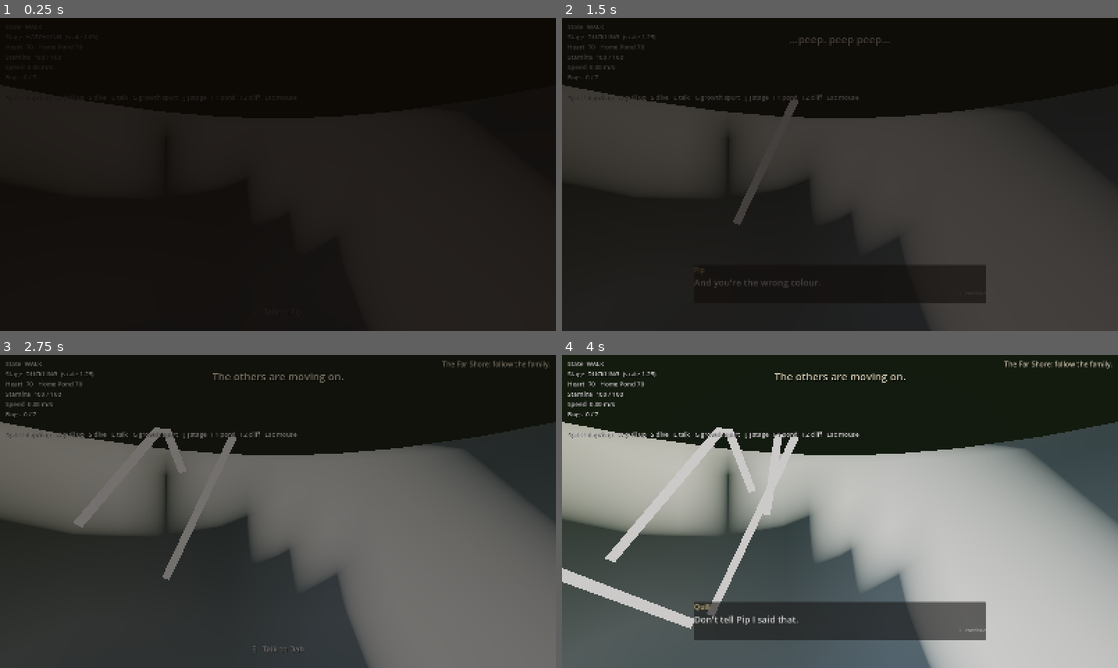
Above: before the commit, frames 1-4 (two rows, left to right).
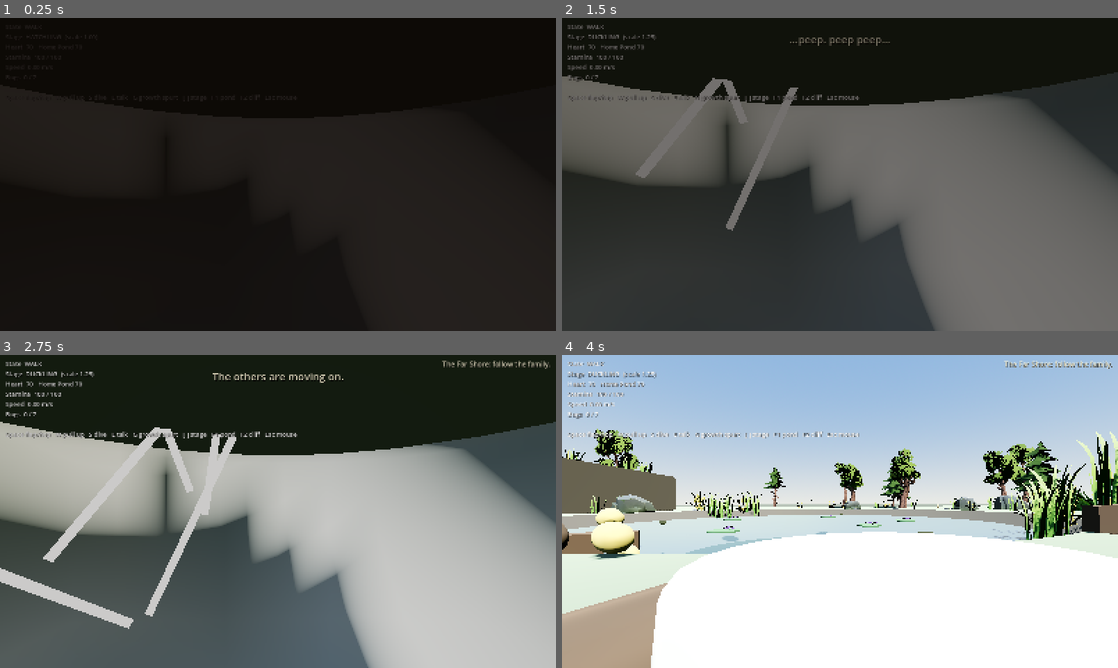
Above: after the commit, the same moments.

Repository: ProfessorZoltan/duckling
Game: Godot game, scene res://world/pond_greybox.tscn
The game is run twice, just before and just after one commit, with the same random seed, the same clock (stepped at 60 frames per second) and the same inputs.
Inputs (mouse positions are in pixels of both pictures, inside the frame that each line leads up to):
- Up to frame 1 (0.25 s): no input
- Up to frame 2 (1.5 s): tap Enter at 0.5 s; move the mouse to (867, 174) at 0.52 s; hold E (action) 0.53-1.28 s; hold ] (debug_stage_up) from 0.53 s (still down); tap Space (jump) at 0.77, 1.07 s; move the mouse to (812, 174) at 1.27 s; tap E (action) at 1.35 s
- Up to frame 3 (2.75 s): keep holding ] (debug_stage_up); tap Space (jump) at 1.52, 1.82 s; move the mouse to (289, 505) at 2.02 s; hold E (action) from 2.03 s (still down)
- Up to frame 4 (4 s): keep holding ] (debug_stage_up); move the mouse to (834, 517) at 2.77 s; release E (action) at 2.78 s; tap E (action) at 2.85 s; tap Space (jump) at 3.02, 3.32, 3.77 s; move the mouse to (878, 514) at 3.52 s; hold E (action) from 3.53 s (still down)

The runs differ from the first frame. In frame 2, 51% of the frame differs, in the area x 0-100%, y 2-100%; in frame 3, 73%; in frame 4, 99%, in the area x 0-100%, y 0-100%.

Commit message:
Fix talking, add the Hello beat, ground the flock, slow the drain
Playtest fixes. Talking picked the wrong duck when siblings' talk
circles overlapped, because every NPC read E for itself. NPCs now only
register with the player while in range; the player tracks the nearest,
the prompt names it, and E talks to exactly that one, which turns to
face you. Add a Hello beat after hatching: Marra won't set off on Keep
Up until you've greeted her and all four siblings.

Family members sank into the bank on the way to the culvert because
they interpolated toward waypoint heights across a slope. They now take
their height from a raycast under them and float only where the ground
dips below the waterline. Fix a flock bug the new test exposed: after a
wait ended, the same frame stepped toward the stale target, counted a
second arrival, and skipped every other waypoint.

Slow the abandonment desaturation from 3 s to 15 s (recovery stays at
3 s) to sit under the sad music. All seven smoke tests pass.

Co-Authored-By: Claude Fable 5.1 <noreply@anthropic.com>
Claude-Session: https://claude.ai/code/session_01RVpSAZoBzWw3XPSpjdvuT5

Diff:
--- a/game/player/player.gd
+++ b/game/player/player.gd
@@ -72,6 +72,10 @@
 var frozen: bool = false
 ## Number of HideSpot areas the player is inside. Above zero means hidden.
 var in_cover: int = 0
+## The one NPC E will talk to: the nearest of those in range.
+var nearest_npc: NPC = null
+
+var _npcs_in_range: Array[NPC] = []
 
 var _water_volume_count: int = 0
 var _thermal_lift: float = 0.0
@@ -99,6 +103,16 @@
 	stamina = max_stamina
 	Globals.player_scale_changed.connect(_apply_scale)
 	_apply_scale(Globals.player_scale)
+
+
+func _process(_delta: float) -> void:
+	_update_nearest_npc()
+
+
+func _unhandled_input(event: InputEvent) -> void:
+	if event.is_action_pressed("action") and nearest_npc and not Globals.dialogue_active and not frozen:
+		get_viewport().set_input_as_handled()
+		nearest_npc.talk(self)
 
 
 func _physics_process(delta: float) -> void:
@@ -351,6 +365,43 @@
 	collision_shape.position.y = _base_collision_y * s
 
 
+# --- Talking ----------------------------------------------------------------
+
+## Called by [NPC] when the player enters its talk radius.
+func enter_talk_range(npc: NPC) -> void:
+	if not _npcs_in_range.has(npc):
+		_npcs_in_range.append(npc)
+
+
+## Called by [NPC].
+func exit_talk_range(npc: NPC) -> void:
+	_npcs_in_range.erase(npc)
+
+
+func _update_nearest_npc() -> void:
+	var best: NPC = null
+	var best_d := INF
+	for npc in _npcs_in_range:
+		if not is_instance_valid(npc):
+			continue
+		var d := npc.global_position.distance_to(global_position)
+		if d < best_d:
+			best_d = d
+			best = npc
+	if best != nearest_npc:
+		nearest_npc = best
+		_refresh_prompt()
+	elif Globals.dialogue_active:
+		_refresh_prompt()
+
+
+func _refresh_prompt() -> void:
+	if nearest_npc and not Globals.dialogue_active and not frozen:
+		Globals.show_prompt("E   Talk to %s" % nearest_npc.npc_name)
+	else:
+		Globals.show_prompt("")
+
+
 # --- Environment hooks ------------------------------------------------------
 
 ## Called by [WaterVolume]. [param surface_y] is the water surface in world space.
--- a/game/tests/act1_smoke_test.gd
+++ b/game/tests/act1_smoke_test.gd
@@ -15,6 +15,7 @@
 var _mother_at_wait: Vector3
 var _y_before_knock: float
 var _caught: int = 0
+var _worst_sink: float = 0.0
 
 
 func _ready() -> void:
@@ -33,32 +34,78 @@
 	_mother_start = flock.mother.global_position
 
 
+func _press_action() -> void:
+	var ev := InputEventAction.new()
+	ev.action = "action"
+	ev.pressed = true
+	Input.parse_input_event(ev)
+
+
+func _end_dialogue_quickly() -> void:
+	for i in 4:
+		_press_action()
+		await get_tree().process_frame
+
+
+func _ground_y(x: float, z: float) -> float:
+	var inner := 400.0 - (x * x + z * z)
+	if inner <= 0.0:
+		return 0.0
+	return minf(17.0 - sqrt(inner), 0.0)
+
+
 func _physics_process(_delta: float) -> void:
 	frame += 1
+	if pond.act == pond.Act.LEAVING and flock.mother.visible:
+		var m := flock.mother.global_position
+		var expected := maxf(_ground_y(m.x, m.z), flock.WATER_Y)
+		_worst_sink = maxf(_worst_sink, expected - m.y)
 	match frame:
 		5:
-			_expect(pond.act == pond.Act.KEEP_UP, "Act 1 begins with Keep Up (act %d)" % pond.act)
+			_expect(pond.act == pond.Act.HELLO, "Act 1 begins with Hello (act %d)" % pond.act)
+			_expect(not flock.moving, "Marra waits until everyone has been greeted")
+			# Stand among the siblings: several talk circles overlap.
+			player.global_position = Vector3(1.5, 0.1, 12.6)
+		20:
+			_expect(player.nearest_npc != null, "an NPC is in range")
+			var d_best := player.nearest_npc.global_position.distance_to(player.global_position)
+			for npc in get_tree().get_nodes_in_group("npc"):
+				if (npc as Node3D).global_position.distance_to(player.global_position) < d_best - 0.01:
+					_expect(false, "nearest NPC chosen (%s is closer than %s)" % [npc.npc_name, player.nearest_npc.npc_name])
+			_press_action()
+		22:
+			_expect(Globals.dialogue_active, "E opens dialogue with the nearest duck")
+			_end_dialogue_quickly()
+		40:
+			_expect(pond.greeted == 1, "one greeting counted (got %d)" % pond.greeted)
+			# Greet the rest directly; the mechanic is the same.
+			for npc in get_tree().get_nodes_in_group("npc"):
+				if npc.get_parent() == flock and not npc.has_talked:
+					npc.has_talked = true
+					npc.first_talk.emit(npc)
+		130:
+			_expect(pond.act == pond.Act.KEEP_UP, "Keep Up begins once all five are greeted (act %d)" % pond.act)
 			_expect(flock.moving, "flock is moving")
 			# Stay put on the far side so she has to wait.
 			player.global_position = Vector3(6.0, 0.1, 12.5)
-		100:
-			var wp: Vector3 = pond.KEEP_UP_ROUTE[0]
-			print("act1: frame 100 marra=%s waiting=%.1f" % [flock.mother.global_position, flock._waiting])
-			_expect(flock.mother.global_position.distance_to(wp) < 0.6, "Marra reached the first waypoint")
+		330:
+			var wp: Vector3 = pond.KEEP_UP_ROUTE[1]
+			print("act1: frame 330 marra=%s waiting=%.1f" % [flock.mother.global_position, flock._waiting])
+			_expect(flock.mother.global_position.distance_to(wp) < 0.8, "Marra reached the second waypoint")
 			_expect(flock._waiting >= 0.0, "Marra waits there for the straggler")
 			_expect(flock.siblings[0].global_position.distance_to(flock.mother.global_position) < 4.0, "siblings hold near Marra")
 			# Catch up.
 			player.global_position = flock.mother.global_position + Vector3(1.5, 0.1, 1.0)
-		160:
-			var wp: Vector3 = pond.KEEP_UP_ROUTE[0]
-			print("act1: frame 160 marra=%s waiting=%.1f" % [flock.mother.global_position, flock._waiting])
+		390:
+			var wp: Vector3 = pond.KEEP_UP_ROUTE[1]
+			print("act1: frame 390 marra=%s waiting=%.1f" % [flock.mother.global_position, flock._waiting])
 			_expect(flock._waiting < 0.0 and flock.mother.global_position.distance_to(wp) > 0.8, "Marra moves on once you're close")
 			_expect(flock.mother.global_position.y < -0.3, "Marra is swimming toward the next waypoint")
-		260:
+		430:
 			# Skip the rest of the loop: finish the route.
 			flock.stop()
 			flock.route_finished.emit()
-		280:
+		450:
 			_expect(pond.act == pond.Act.FIRST_SUPPER, "First Supper begins after the route (act %d)" % pond.act)
 			for bug in get_tree().get_nodes_in_group("pickup_bug"):
 				if pond.bugs_collected >= 5:
@@ -67,15 +114,15 @@
 				await get_tree().physics_frame
 				await get_tree().physics_frame
 			player.global_position = Vector3(0.0, 0.1, 12.0)
-		420:
+		560:
 			_expect(pond.bugs_collected >= 5, "ate five bugs (%d)" % pond.bugs_collected)
 			_expect(pond.act == pond.Act.SHADOW, "The Shadow begins after supper (act %d)" % pond.act)
 			_expect(hawk.active, "hawk active")
 			# Stand in the open on the shore and wait for the first pass.
 			player.global_position = Vector3(0.0, 0.1, 12.0)
 			_y_before_knock = player.global_position.y
-		760:
-			print("act1: frame 760 passes=%d hides=%d caught=%d state=%s pos=%s" % [hawk.passes, hawk.hides, _caught, player.state_name(), player.global_position])
+		900:
+			print("act1: frame 900 passes=%d hides=%d caught=%d state=%s pos=%s" % [hawk.passes, hawk.hides, _caught, player.state_name(), player.global_position])
 			_expect(hawk.passes >= 1, "a hawk pass happened")
 			_expect(_caught >= 1, "caught in the open and knocked (%d)" % _caught)
 			_expect(hawk.hides == 0, "no hide credited in the open (hides=%d)" % hawk.hides)
@@ -96,6 +143,7 @@
 		5400:
 			print("act1: frame 5400 act=%d heart=%.0f sib=%s" % [pond.act, Globals.heart, flock.siblings[0].global_position])
 			_expect(pond.act == pond.Act.ALONE, "alone after the culvert (act %d)" % pond.act)
+			_expect(_worst_sink < 0.08, "Marra never sank into the bank on the way (worst %.2f m)" % _worst_sink)
 			_expect(flock.siblings[0].global_position.x < -19.0, "siblings went through the culvert")
 			_expect(not flock.mother.visible, "Marra flew away")
 			_expect(is_equal_approx(Globals.heart, 10.0), "Heart dropped to 10 (got %.0f)" % Globals.heart)
--- a/game/tests/heart_smoke_test.gd
+++ b/game/tests/heart_smoke_test.gd
@@ -51,8 +51,8 @@
 			Globals.stage = Globals.Stage.DUCKLING
 		30:
 			_expect(pond.siblings_gone, "siblings start leaving after the spurt")
-		1900:
-			print("heart: frame 1900 heart=%.0f displayed=%.0f grass=%s" % [Globals.heart, region.displayed_heart, grass.albedo_color])
+		2600:
+			print("heart: frame 2600 heart=%.0f displayed=%.0f grass=%s" % [Globals.heart, region.displayed_heart, grass.albedo_color])
 			_expect(is_equal_approx(Globals.heart, 10.0), "pond dropped to Heart 10 after the culvert (got %.0f)" % Globals.heart)
 			_expect(is_equal_approx(region.displayed_heart, 10.0), "region blend finished (displayed %.0f)" % region.displayed_heart)
 			_expect(_saturation(grass.albedo_color) < 0.08, "grass is nearly gray (sat %.2f)" % _saturation(grass.albedo_color))
@@ -62,37 +62,37 @@
 			_expect(not pond.flock.mother.visible, "Marra flew off")
 			# Step up to Nib (talk radius 1.6 m).
 			player.global_position = Vector3(24.5, 0.1, 1.8)
-		1960:
+		2660:
 			_press_action()
-		1962:
+		2662:
 			_expect(Globals.dialogue_active, "E near Nib opens dialogue")
 			_expect(player.frozen, "player frozen during dialogue")
-		1980:
+		2680:
 			_press_action()
-		2000:
+		2700:
 			_press_action()
-		2020:
+		2720:
 			_press_action()
-		2040:
+		2740:
 			_press_action()
-		2060:
+		2760:
 			_expect(not Globals.dialogue_active, "dialogue closed after four lines")
 			_expect(not player.frozen, "player unfrozen after dialogue")
 			_expect(is_equal_approx(Globals.heart, 35.0), "meeting Nib gave +25 Heart (got %.0f)" % Globals.heart)
 			_expect(pond.pantry_started, "Nib's Pantry started")
-		2100:
+		2800:
 			# Vacuum up the seeds by teleporting onto each one.
 			for seed in get_tree().get_nodes_in_group("pickup_seed"):
 				player.global_position = (seed as Node3D).global_position + Vector3(0, 0.1, 0)
 				await get_tree().physics_frame
 				await get_tree().physics_frame
-		2160:
-			print("heart: frame 2160 seeds=%d heart=%.0f" % [pond.seeds_collected, Globals.heart])
+		2860:
+			print("heart: frame 2860 seeds=%d heart=%.0f" % [pond.seeds_collected, Globals.heart])
 			_expect(pond.seeds_collected == 8, "collected all eight seeds (got %d)" % pond.seeds_collected)
 			_expect(pond.pantry_done, "pantry complete")
 			_expect(is_equal_approx(Globals.heart, 100.0), "pantry restored Heart to 100 (got %.0f)" % Globals.heart)
-		2500:
-			print("heart: frame 2500 displayed=%.0f grass=%s original=%s" % [region.displayed_heart, grass.albedo_color, grass_original])
+		3200:
+			print("heart: frame 3200 displayed=%.0f grass=%s original=%s" % [region.displayed_heart, grass.albedo_color, grass_original])
 			_expect(grass.albedo_color.is_equal_approx(grass_original), "grass color fully restored")
 			_expect(env.environment.adjustment_saturation > 1.0, "post-process back to warm (%.2f)" % env.environment.adjustment_saturation)
 			_finish()
--- a/game/ui/debug_hud.gd
+++ b/game/ui/debug_hud.gd
@@ -101,6 +101,7 @@
 	_line_index = 0
 	dialogue_speaker.text = speaker
 	dialogue_box.visible = true
+	Globals.show_prompt("")
 	if player:
 		player.frozen = true
 	_show_line()
@@ -117,5 +118,7 @@
 		if player:
 			player.frozen = false
 		Globals.end_dialogue()
+		if player:
+			player._refresh_prompt()
 	else:
 		_show_line()
--- a/game/world/family_flock.gd
+++ b/game/world/family_flock.gd
@@ -92,10 +92,12 @@
 			if _index >= _route.size():
 				moving = false
 				route_finished.emit()
-				return
-		else:
+			# Next frame walks toward the new target; stepping on the stale one
+			# here would count as a second arrival and skip a waypoint.
 			_follow_slots(delta)
 			return
+		_follow_slots(delta)
+		return
 	if _step(mother, target, speed, delta):
 		waypoint_reached.emit(_index)
 		if _pause:
@@ -116,17 +118,32 @@
 
 
 ## Moves [param node] toward [param target]; returns true once it arrives.
+## Height comes from the ground under the member, or the waterline where the
+## ground dips below it, so nobody sinks into a bank or hovers over a slope.
 func _step(node: Node3D, target: Vector3, speed: float, delta: float, arrive: float = 0.25) -> bool:
 	var to := target - node.global_position
 	var flat := Vector3(to.x, 0.0, to.z)
-	if flat.length() <= arrive:
-		node.global_position.y = lerpf(node.global_position.y, target.y, 6.0 * delta)
-		return true
-	var step := flat.normalized() * minf(speed * delta, flat.length())
-	node.global_position += step
-	node.global_position.y = lerpf(node.global_position.y, target.y + (0.02 * sin(_bob + node.get_index()) if target.y < -0.2 else 0.0), 6.0 * delta)
-	node.rotation.y = lerp_angle(node.rotation.y, atan2(-flat.x, -flat.z), 8.0 * delta)
-	return false
+	var arrived := flat.length() <= arrive
+	if not arrived:
+		node.global_position += flat.normalized() * minf(speed * delta, flat.length())
+		node.rotation.y = lerp_angle(node.rotation.y, atan2(-flat.x, -flat.z), 8.0 * delta)
+	var floor_y := _surface_height(node.global_position, target.y)
+	var bob := 0.02 * sin(_bob + node.get_index()) if floor_y <= WATER_Y + 0.001 else 0.0
+	node.global_position.y = lerpf(node.global_position.y, floor_y + bob, 8.0 * delta)
+	return arrived
+
+
+func _surface_height(at: Vector3, fallback: float) -> float:
+	var space := get_world_3d().direct_space_state
+	var query := PhysicsRayQueryParameters3D.create(at + Vector3.UP * 4.0, at + Vector3.DOWN * 6.0)
+	query.collision_mask = 1
+	if player:
+		query.exclude = [player.get_rid()]
+	var hit := space.intersect_ray(query)
+	if hit.is_empty():
+		return fallback
+	var ground: float = hit.position.y
+	return WATER_Y if ground < WATER_Y else ground
 
 
 func _walk_speed() -> float:
--- a/game/world/heart_environment.gd
+++ b/game/world/heart_environment.gd
@@ -4,7 +4,10 @@
 ## toward the current value over [member blend_time].
 
 @export var sun: DirectionalLight3D
-@export var blend_time: float = 3.0
+## Seconds for a full 0-100 swing. Losing color is slow (paired with the music
+## dropping to one instrument); regaining it is quicker.
+@export var drain_time: float = 15.0
+@export var recover_time: float = 3.0
 
 @export_group("At Heart 0")
 @export var cold_sky_top: Color = Color(0.45, 0.48, 0.52)
@@ -33,7 +36,8 @@
 func _process(delta: float) -> void:
 	if is_equal_approx(displayed_heart, Globals.heart):
 		return
-	displayed_heart = move_toward(displayed_heart, Globals.heart, 100.0 / maxf(blend_time, 0.01) * delta)
+	var seconds := drain_time if Globals.heart < displayed_heart else recover_time
+	displayed_heart = move_toward(displayed_heart, Globals.heart, 100.0 / maxf(seconds, 0.01) * delta)
 	_apply()
 
 
--- a/game/world/heart_region.gd
+++ b/game/world/heart_region.gd
@@ -14,7 +14,10 @@
 @export var region_name: String = "Home Pond"
 @export var visuals_root: Node3D
 @export var initial_heart: float = 70.0
-@export var blend_time: float = 3.0
+## Seconds for a full 0-100 swing. Losing color is slow (paired with the music
+## dropping to one instrument); regaining it is quicker.
+@export var drain_time: float = 15.0
+@export var recover_time: float = 3.0
 ## Saturation kept at Heart 0, so gray is never dead flat.
 @export var floor_saturation: float = 0.06
 
@@ -38,8 +41,8 @@
 func _process(delta: float) -> void:
 	if is_equal_approx(displayed_heart, _target_heart):
 		return
-	var step := 100.0 / maxf(blend_time, 0.01) * delta
-	displayed_heart = move_toward(displayed_heart, _target_heart, step)
+	var seconds := drain_time if _target_heart < displayed_heart else recover_time
+	displayed_heart = move_toward(displayed_heart, _target_heart, 100.0 / maxf(seconds, 0.01) * delta)
 	_apply()
 
 
--- a/game/world/npc.gd
+++ b/game/world/npc.gd
@@ -1,8 +1,9 @@
 class_name NPC
 extends Area3D
-## A talkable animal. Shows a prompt when the player is close; the Action key
-## opens a short dialogue (design doc §7.5: animal sounds with brief subtitles,
-## lines under 12 words). Emits [signal first_talk] once, for quest hooks.
+## A talkable animal. Registers with the player while in range; the player
+## picks the nearest NPC, shows the prompt, and calls [method talk] on E
+## (design doc §7.5: animal sounds with brief subtitles, lines under 12 words).
+## Emits [signal first_talk] once, for quest hooks.
 
 signal first_talk(npc: NPC)
 signal talked(npc: NPC)
@@ -14,7 +15,7 @@
 var lines_override: PackedStringArray = []
 
 var has_talked: bool = false
-var _player_near: bool = false
+var talking: bool = false
 
 
 func _ready() -> void:
@@ -25,25 +26,18 @@
 
 func _on_body_entered(node: Node3D) -> void:
 	if node is Player:
-		_player_near = true
-		Globals.show_prompt("E   Talk to %s" % npc_name)
+		(node as Player).enter_talk_range(self)
 
 
 func _on_body_exited(node: Node3D) -> void:
 	if node is Player:
-		_player_near = false
-		Globals.show_prompt("")
+		(node as Player).exit_talk_range(self)
 
 
-func _unhandled_input(event: InputEvent) -> void:
-	if not _player_near or Globals.dialogue_active:
+func talk(player: Player = null) -> void:
+	if talking or Globals.dialogue_active:
 		return
-	if event.is_action_pressed("action"):
-		get_viewport().set_input_as_handled()
-		talk()
-
-
-func talk() -> void:
+	talking = true
 	var lines: PackedStringArray
 	if not lines_override.is_empty():
 		lines = lines_override
@@ -51,13 +45,21 @@
 		lines = lines_first
 	else:
 		lines = lines_repeat
-	Globals.show_prompt("")
+	if player:
+		_face(player.global_position)
 	Globals.request_dialogue(npc_name, lines)
 	var was_first := not has_talked
 	has_talked = true
 	await Globals.dialogue_finished
+	talking = false
 	if was_first:
 		first_talk.emit(self)
 	talked.emit(self)
-	if _player_near:
-		Globals.show_prompt("E   Talk to %s" % npc_name)
+
+
+func _face(target: Vector3) -> void:
+	var d := target - global_position
+	d.y = 0.0
+	if d.length() > 0.05:
+		var tween := create_tween()
+		tween.tween_property(self, "rotation:y", lerp_angle(rotation.y, atan2(-d.x, -d.z), 1.0), 0.25)
--- a/game/world/pond_greybox.gd
+++ b/game/world/pond_greybox.gd
@@ -1,6 +1,7 @@
 extends Node3D
 ## Home Pond director. Runs the Prologue through Act 3 beats (design doc §2):
 ##  - Prologue: the egg (EggPrologue).
+##  - Act 1 "Hello": say hello to Marra and each sibling before she sets off.
 ##  - Act 1 "Keep Up": follow Marra and the siblings round the pond (M2).
 ##  - Act 1 "First Supper": eat five water bugs (M3).
 ##  - Act 1 "The Shadow": hide from the hawk three times -> Growth Spurt 1 (M4).
@@ -8,7 +9,7 @@
 ##    through the culvert, Marra flies; the pond drains to gray (M5, M6).
 ##  - Act 3 "A Small Voice": meet Nib in the reeds; Nib's Pantry (M7).
 
-enum Act { EGG, KEEP_UP, FIRST_SUPPER, SHADOW, GROWN, LEAVING, ALONE }
+enum Act { EGG, HELLO, KEEP_UP, FIRST_SUPPER, SHADOW, GROWN, LEAVING, ALONE }
 
 const REGION := "Home Pond"
 
@@ -23,6 +24,8 @@
 @export var nib: NPC
 
 var act: Act = Act.EGG
+var greeted: int = 0
+var family_size: int = 0
 var bugs_total: int = 0
 var bugs_collected: int = 0
 var seeds_total: int = 0
@@ -62,14 +65,44 @@
 		hawk.caught.connect(_on_caught)
 		hawk.all_hidden.connect(_on_all_hidden)
 	Globals.stage_changed.connect(_on_stage_changed)
+	if flock:
+		var members: Array[Node3D] = [flock.mother]
+		members.append_array(flock.siblings)
+		for member in members:
+			if member is NPC:
+				family_size += 1
+				(member as NPC).first_talk.connect(_on_greeted)
 	if egg and is_instance_valid(egg) and Globals.start_in_egg:
 		act = Act.EGG
-		egg.hatched.connect(_begin_keep_up)
-	else:
-		_begin_keep_up.call_deferred()
+		egg.hatched.connect(_begin_hello)
+	else:
+		_begin_hello.call_deferred()
 
 
 # --- Act 1 --------------------------------------------------------------------
+
+func _begin_hello() -> void:
+	if act > Act.HELLO:
+		return
+	act = Act.HELLO
+	if family_size == 0 or greeted >= family_size:
+		_begin_keep_up()
+		return
+	Globals.notify("Marra: There you are. Say hello to everyone.")
+	Globals.set_objective("Say hello to your family (%d / %d)." % [greeted, family_size])
+
+
+func _on_greeted(_npc: NPC) -> void:
+	greeted += 1
+	if act != Act.HELLO:
+		return
+	if greeted >= family_size:
+		Globals.set_objective("")
+		await get_tree().create_timer(1.0).timeout
+		_begin_keep_up()
+	else:
+		Globals.set_objective("Say hello to your family (%d / %d)." % [greeted, family_size])
+
 
 func _begin_keep_up() -> void:
 	if act > Act.KEEP_UP:
--- a/game/world/pond_greybox.tscn
+++ b/game/world/pond_greybox.tscn
@@ -1492,7 +1492,7 @@
 position = Vector3(0.2, 0, 11.2)
 rotation = Vector3(0, 3.0, 0)
 npc_name = "Marra"
-lines_first = PackedStringArray("Keep up, little one.", "Stay close to the others.")
+lines_first = PackedStringArray("There you are. Big one.", "Stay close to the others. Mm.")
 lines_repeat = PackedStringArray("Mm. Eat something.")
 
 [node name="Model" parent="World/Family/Marra" instance=ExtResource("15_marra")]
Not shown, changed: CLAUDE.md
Not shown, changed: game/README.md
